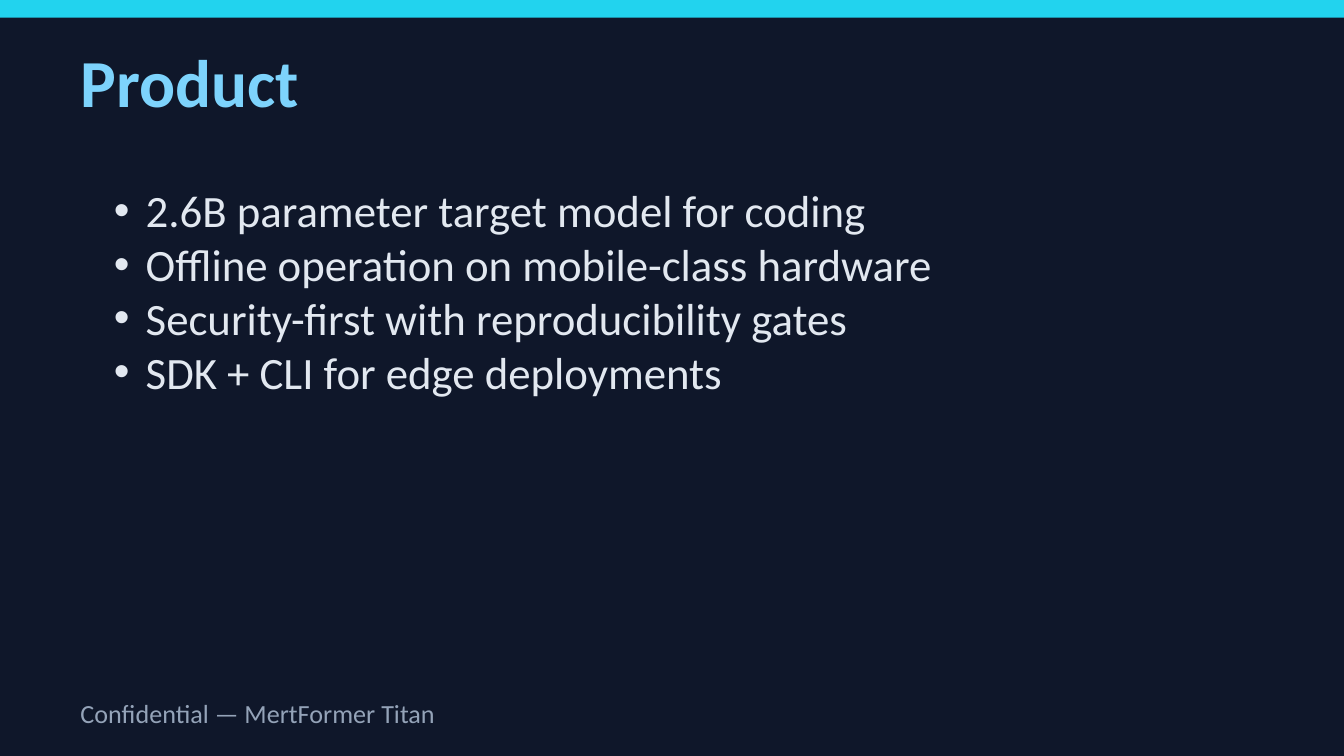
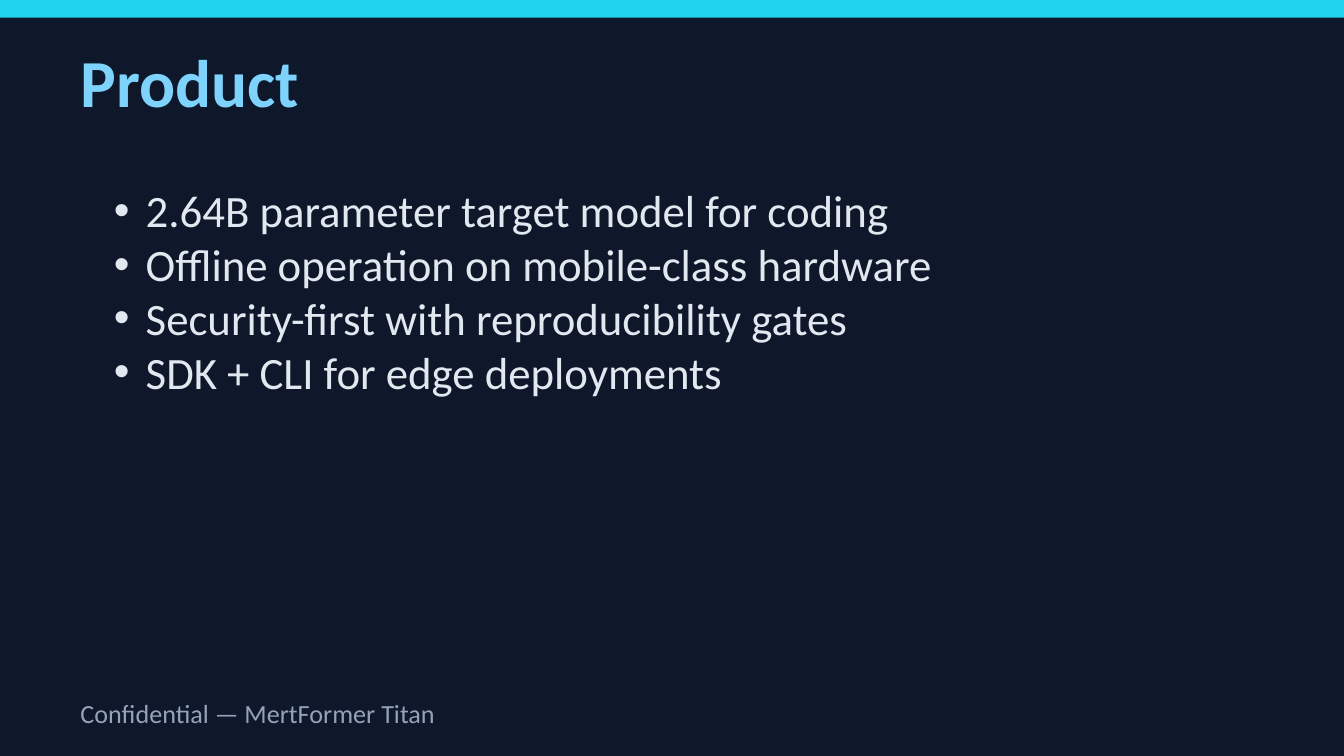
Before and after one commit to latentcore/mertformer-titan-core, a slide deck: slide 4 of reports/investor_deck.pptx. Drawn at 1344x756 pixels with LibreOffice and Linux fonts; fonts in the diff are those of the drawing. Boxes give left, top, right and bottom in pixels: in the first picture for what was removed or moved away, otherwise in the second. Text is boxed around its words. In the diff, an @@ line names an element or a change of style, - is before the commit and + after.

```diff
--- a/reports/investor_deck.pptx
+++ b/reports/investor_deck.pptx
@@ text at (146, 196, 888, 235): text changed @@
-• 2.6B parameter target model for coding
+• 2.64B parameter target model for coding
```
Also in this commit, not shown: 2 other slides changed, 5 other files.
